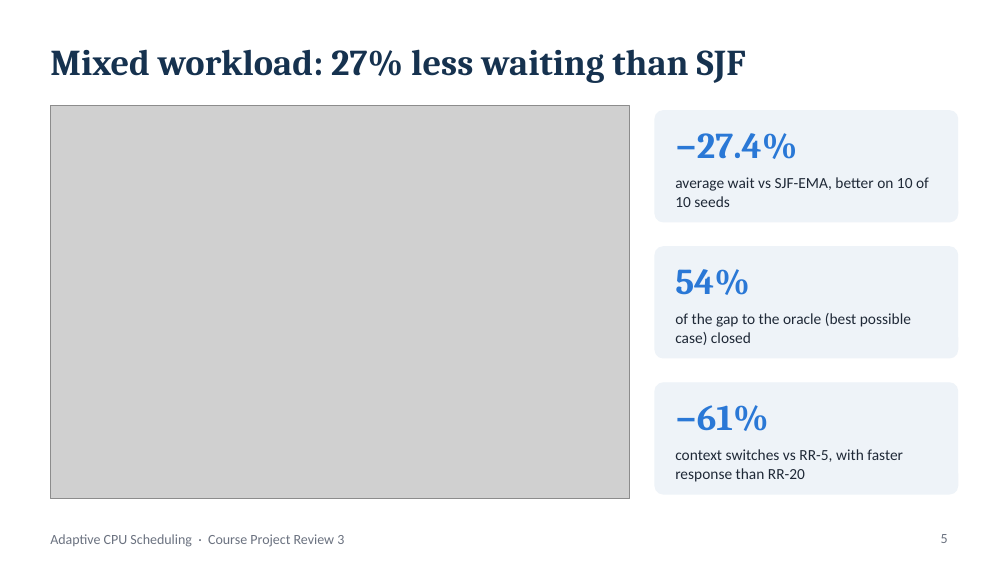
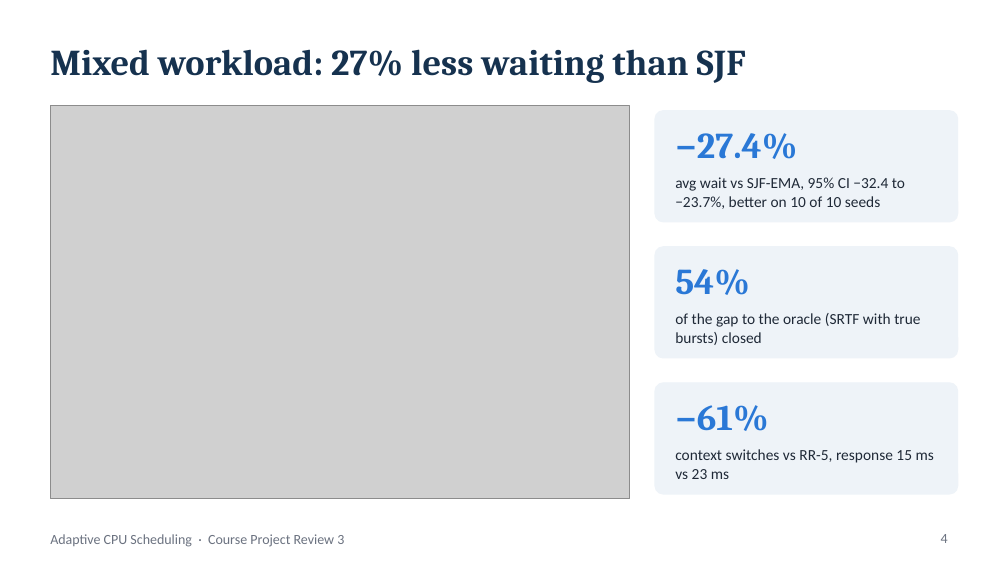
Before and after one commit to Shivaansh29/Adaptive-CPU-Scheduling-project-OS, a slide deck: slide 4 of docs/reviews/Review_3.pptx (slide 5 before the commit). Drawn at 1008x567 pixels with LibreOffice and Linux fonts; fonts in the diff are those of the drawing; grey boxes stand for pictures. Boxes give left, top, right and bottom in pixels: in the first picture for what was removed or moved away, otherwise in the second. Text is boxed around its words. In the diff, an @@ line names an element or a change of style, - is before the commit and + after.

```diff
--- a/docs/reviews/Review_3.pptx
+++ b/docs/reviews/Review_3.pptx
@@ text at bbox=[675, 177, 905, 209]: text changed @@
-average wait vs SJF-EMA, better on 10 of 10 seeds
+avg wait vs SJF-EMA, 95% CI −32.4 to −23.7%, better on 10 of 10 seeds
@@ text at bbox=[675, 313, 920, 345]: text changed @@
-of the gap to the oracle (best possible case) closed
+of the gap to the oracle (SRTF with true bursts) closed
@@ text at bbox=[675, 449, 934, 479]: text changed @@
-context switches vs RR-5, with faster response than RR-20
+context switches vs RR-5, response 15 ms vs 23 ms
@@ page number at bbox=[941, 534, 948, 543]: text changed @@
-5
+4
```
Also in this commit, not shown: 5 other slides changed, 5 slides added, 4 slides removed, 19 other files.
